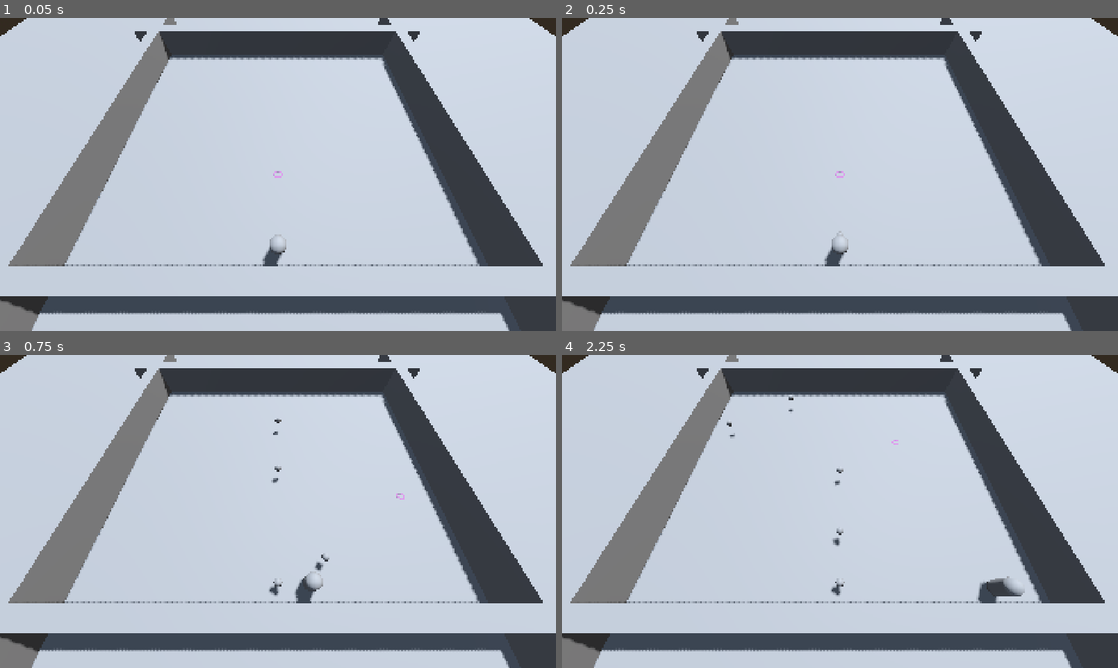
Above: before the commit, frames 1-4 (two rows, left to right).
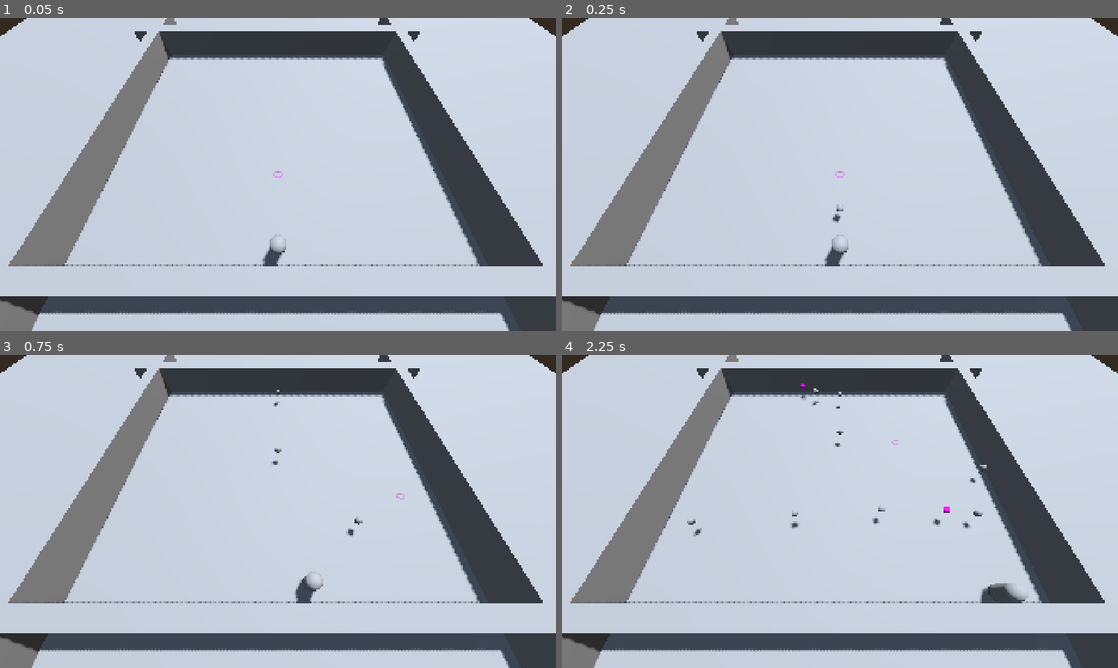
Above: after the commit, the same moments.

Repository: AndyDalaimo/godot_polymorphism_example
Game: Godot game, scene res://scenes/main.tscn
The game is run twice, just before and just after one commit, with the same random seed, the same clock (stepped at 60 frames per second) and the same inputs.
Inputs (mouse positions are in pixels of both pictures, inside the frame that each line leads up to):
- Up to frame 1 (0.05 s): no input
- Up to frame 2 (0.25 s): no input
- Up to frame 3 (0.75 s): tap Enter (ui_accept) at 0.5 s; move the mouse to (400, 495) at 0.52 s; hold D (Right) from 0.53 s (still down); hold Space (Shoot) from 0.53 s (still down); click (400, 495) at 0.67 s
- Up to frame 4 (2.25 s): tap Enter (ui_accept) at 0.77, 1.52 s; move the mouse to (728, 527) at 1.27 s; release D (Right) at 1.28 s; release Space (Shoot) at 1.28 s; hold S (Down) 1.28-2.03 s; tap Mouse wheel down (CameraZoomDown) at 1.35 s; tap Space (Shoot) at 1.55 s; move the mouse to (895, 442) at 2.02 s; hold D (Right) from 2.03 s (still down); hold Mouse wheel up (CameraZoomUp) from 2.03 s (still down)

Frame 1 is identical in both runs. In frame 2, less than 0.1% of the frame differs, in the area x 48-51%, y 59-70%; in frame 3, 0.3%; in frame 4, 0.9%, in the area x 22-84%, y 9-80%.

Commit message:
Ball and Reticle changes
Things done:
Reticle is capped to Player's Z position on the map
Child classes of Ball are made for Special types and have a secondary action

Things to do:
Create enemy class
Create Ball collision to damage enemies
- child Ball classes could have secondary actions on damage

Diff:
--- a/polymorphism-example/scenes/main.tscn
+++ b/polymorphism-example/scenes/main.tscn
@@ -2,7 +2,8 @@
 
 [ext_resource type="PackedScene" uid="uid://c320r5qr1vffh" path="res://scenes/player/player.tscn" id="1_o5qli"]
 [ext_resource type="Script" uid="uid://dsbajg1xxa38p" path="res://scenes/player/camera_controller.gd" id="1_sugp2"]
-[ext_resource type="PackedScene" uid="uid://dpcvulalpx3fb" path="res://scenes/world_items/ball.tscn" id="2_0wfyh"]
+[ext_resource type="PackedScene" uid="uid://dpcvulalpx3fb" path="res://scenes/world_items/Balls/ball.tscn" id="2_0wfyh"]
+[ext_resource type="PackedScene" uid="uid://btb8jslpn81or" path="res://scenes/world_items/Balls/SpecialBalls/SpecialBall.tscn" id="4_jyhfs"]
 
 [sub_resource type="ProceduralSkyMaterial" id="ProceduralSkyMaterial_sgp6g"]
 
@@ -61,8 +62,8 @@
 
 [node name="Player" parent="." unique_id=1671653665 node_paths=PackedStringArray("balls", "camera", "reticle") instance=ExtResource("1_o5qli")]
 transform = Transform3D(1, 0, 0, 0, 1, 0, 0, 0, 1, 0, 1.1323128, 0)
-balls = [NodePath("../Ball"), NodePath("../Ball2"), NodePath("../Ball3"), NodePath("../Ball4"), NodePath("../Ball5")]
-impulse_strength = 30.0
+balls = [NodePath("../Ball"), NodePath("../Ball2"), NodePath("../Ball3"), NodePath("../Ball4"), NodePath("../SpecialBall"), NodePath("../Ball5"), NodePath("../Ball6"), NodePath("../Ball7"), NodePath("../Ball8"), NodePath("../SpecialBall2")]
+impulse_strength = 65.0
 autoshoot = true
 camera = NodePath("../Camera3D")
 reticle = NodePath("../Reticle")
@@ -79,55 +80,62 @@
 [node name="Ball4" parent="." unique_id=1604018711 instance=ExtResource("2_0wfyh")]
 transform = Transform3D(1, 0, 0, 0, 1, 0, 0, 0, 1, 3.0914283, 0.6106844, -5.015105)
 
-[node name="Ball5" parent="." unique_id=1624212946 instance=ExtResource("2_0wfyh")]
-transform = Transform3D(1, 0, 0, 0, 1, 0, 0, 0, 1, 4.667312, 0.6106844, -5.015105)
+[node name="SpecialBall" parent="." unique_id=1924182761 instance=ExtResource("4_jyhfs")]
+transform = Transform3D(1, 0, 0, 0, 0.8031711, 0.59574836, 0, -0.59574836, 0.8031711, -2.9820685, 0.25, -4.2131824)
 
-[node name="MeshInstance3D" type="MeshInstance3D" parent="." unique_id=11236957]
+[node name="Ball5" parent="." unique_id=1554451462 instance=ExtResource("2_0wfyh")]
+transform = Transform3D(1, 0, 0, 0, 1, 0, 0, 0, 1, -1.1427083, 0.6106844, -5.015105)
+
+[node name="Ball6" parent="." unique_id=116461628 instance=ExtResource("2_0wfyh")]
+transform = Transform3D(1, 0, 0, 0, 1, 0, 0, 0, 1, 0.28664076, 0.6106844, -5.015105)
+
+[node name="Ball7" parent="." unique_id=135614504 instance=ExtResource("2_0wfyh")]
+transform = Transform3D(1, 0, 0, 0, 1, 0, 0, 0, 1, 1.6473097, 0.6106844, -5.015105)
+
+[node name="Ball8" parent="." unique_id=461675338 instance=ExtResource("2_0wfyh")]
+transform = Transform3D(1, 0, 0, 0, 1, 0, 0, 0, 1, 3.0914283, 0.6106844, -5.015105)
+
+[node name="SpecialBall2" parent="." unique_id=970682213 instance=ExtResource("4_jyhfs")]
+transform = Transform3D(1, 0, 0, 0, 0.8031711, 0.59574836, 0, -0.59574836, 0.8031711, -2.9820685, 0.25, -4.2131824)
+
+[node name="LevelBounds_0" type="MeshInstance3D" parent="." unique_id=11236957]
 transform = Transform3D(31.836, 0, 0, 0, 2.875, 0, 0, 0, 1.205, -0.09799576, 1.0298386, 1.6695988)
 mesh = SubResource("BoxMesh_sugp2")
 
-[node name="StaticBody3D" type="StaticBody3D" parent="MeshInstance3D" unique_id=727575136]
-transform = Transform3D(31.836, 0, 0, 0, 2.875, 0, 0, 0, 1.205, 0, 0, 0)
+[node name="StaticBody3D" type="StaticBody3D" parent="LevelBounds_0" unique_id=727575136]
 physics_material_override = SubResource("PhysicsMaterial_sugp2")
 
-[node name="CollisionShape3D" type="CollisionShape3D" parent="MeshInstance3D/StaticBody3D" unique_id=1932073322]
-transform = Transform3D(31.836, 0, 0, 0, 2.875, 0, 0, 0, 1.205, 0, 0, 0)
+[node name="CollisionShape3D" type="CollisionShape3D" parent="LevelBounds_0/StaticBody3D" unique_id=1932073322]
 shape = SubResource("ConvexPolygonShape3D_jyhfs")
 
-[node name="MeshInstance3D3" type="MeshInstance3D" parent="." unique_id=1297092483]
+[node name="LevelBounds_1" type="MeshInstance3D" parent="." unique_id=1297092483]
 transform = Transform3D(-1.3915958e-06, 0, 1.205, 0, 2.875, 0, -31.836, 0, -5.2672224e-08, 13.581418, 1.0298386, -10.78527)
 mesh = SubResource("BoxMesh_sugp2")
 
-[node name="StaticBody3D" type="StaticBody3D" parent="MeshInstance3D3" unique_id=1919373189]
-transform = Transform3D(31.836, 0, 0, 0, 2.875, 0, 0, 0, 1.205, 0, 0, 0)
+[node name="StaticBody3D" type="StaticBody3D" parent="LevelBounds_1" unique_id=1919373189]
 physics_material_override = SubResource("PhysicsMaterial_sugp2")
 
-[node name="CollisionShape3D" type="CollisionShape3D" parent="MeshInstance3D3/StaticBody3D" unique_id=1627587363]
-transform = Transform3D(31.836, 0, 0, 0, 2.875, 0, 0, 0, 1.205, 0, 0, 0)
+[node name="CollisionShape3D" type="CollisionShape3D" parent="LevelBounds_1/StaticBody3D" unique_id=1627587363]
 shape = SubResource("ConvexPolygonShape3D_jyhfs")
 
-[node name="MeshInstance3D4" type="MeshInstance3D" parent="." unique_id=1961974245]
+[node name="LevelBounds_2" type="MeshInstance3D" parent="." unique_id=1961974245]
 transform = Transform3D(-1.3915958e-06, 0, 1.205, 0, 2.875, 0, -31.836, 0, -5.2672224e-08, -13.778632, 1.0298386, -10.78527)
 mesh = SubResource("BoxMesh_sugp2")
 
-[node name="StaticBody3D" type="StaticBody3D" parent="MeshInstance3D4" unique_id=1933140887]
-transform = Transform3D(31.836, 0, 0, 0, 2.875, 0, 0, 0, 1.205, 0, 0, 0)
+[node name="StaticBody3D" type="StaticBody3D" parent="LevelBounds_2" unique_id=1933140887]
 physics_material_override = SubResource("PhysicsMaterial_sugp2")
 
-[node name="CollisionShape3D" type="CollisionShape3D" parent="MeshInstance3D4/StaticBody3D" unique_id=299371337]
-transform = Transform3D(31.836, 0, 0, 0, 2.875, 0, 0, 0, 1.205, 0, 0, 0)
+[node name="CollisionShape3D" type="CollisionShape3D" parent="LevelBounds_2/StaticBody3D" unique_id=299371337]
 shape = SubResource("ConvexPolygonShape3D_jyhfs")
 
-[node name="MeshInstance3D2" type="MeshInstance3D" parent="." unique_id=1512009516]
+[node name="LevelBounds_3" type="MeshInstance3D" parent="." unique_id=1512009516]
 transform = Transform3D(31.836, 0, 0, 0, 2.875, 0, 0, 0, 1.205, -0.09799576, 1.0298386, -22.472353)
 mesh = SubResource("BoxMesh_sugp2")
 
-[node name="StaticBody3D" type="StaticBody3D" parent="MeshInstance3D2" unique_id=1213651895]
-transform = Transform3D(31.836, 0, 0, 0, 2.875, 0, 0, 0, 1.205, 0, 0, 0)
+[node name="StaticBody3D" type="StaticBody3D" parent="LevelBounds_3" unique_id=1213651895]
 physics_material_override = SubResource("PhysicsMaterial_sugp2")
 
-[node name="CollisionShape3D" type="CollisionShape3D" parent="MeshInstance3D2/StaticBody3D" unique_id=345909088]
-transform = Transform3D(31.836, 0, 0, 0, 2.875, 0, 0, 0, 1.205, 0, 0, 0)
+[node name="CollisionShape3D" type="CollisionShape3D" parent="LevelBounds_3/StaticBody3D" unique_id=345909088]
 shape = SubResource("ConvexPolygonShape3D_jyhfs")
 
 [node name="Reticle" type="MeshInstance3D" parent="." unique_id=785764348]
--- a/polymorphism-example/scenes/player/player.tscn
+++ b/polymorphism-example/scenes/player/player.tscn
@@ -4,15 +4,25 @@
 
 [sub_resource type="CapsuleShape3D" id="CapsuleShape3D_rm7t1"]
 
+[sub_resource type="CapsuleShape3D" id="CapsuleShape3D_8afob"]
+
 [sub_resource type="CapsuleMesh" id="CapsuleMesh_rm7t1"]
 
-[node name="Player" type="CharacterBody3D" unique_id=1671653665]
+[node name="Player" type="CharacterBody3D" unique_id=1671653665 node_paths=PackedStringArray("ball_spawn_loc")]
 collision_layer = 8
 script = ExtResource("1_3vyb7")
 SPEED = 10.0
+ball_spawn_loc = NodePath("BallSpawnLoc")
 
 [node name="CollisionShape3D" type="CollisionShape3D" parent="." unique_id=509481984]
 shape = SubResource("CapsuleShape3D_rm7t1")
+
+[node name="PlayerCollision" type="Area3D" parent="." unique_id=155067365]
+collision_layer = 8
+collision_mask = 4
+
+[node name="PlayerCollisionShape" type="CollisionShape3D" parent="PlayerCollision" unique_id=837360994]
+shape = SubResource("CapsuleShape3D_8afob")
 
 [node name="PlayerBody" type="MeshInstance3D" parent="." unique_id=1912460480]
 mesh = SubResource("CapsuleMesh_rm7t1")
@@ -22,4 +32,9 @@
 wait_time = 0.2
 one_shot = true
 
+[node name="BallSpawnLoc" type="Node3D" parent="." unique_id=1345232023]
+unique_name_in_owner = true
+transform = Transform3D(1, 0, 0, 0, 1, 0, 0, 0, 1, 0, 0, -1.171544)
+
+[connection signal="body_entered" from="PlayerCollision" to="." method="_on_player_collision_body_entered"]
 [connection signal="timeout" from="HeldShotTimer" to="." method="_on_held_shot_timer_timeout"]
--- /dev/null
+++ b/polymorphism-example/scenes/world_items/Balls/SpecialBalls/SpecialBall.tscn
@@ -0,0 +1,27 @@
+[gd_scene format=3 uid="uid://btb8jslpn81or"]
+
+[ext_resource type="Script" uid="uid://caahngwfgal7e" path="res://src/special_ball.gd" id="1_b32a3"]
+
+[sub_resource type="SphereShape3D" id="SphereShape3D_b32a3"]
+radius = 0.25
+
+[sub_resource type="SphereMesh" id="SphereMesh_wwo7f"]
+radius = 0.25
+height = 0.5
+
+[sub_resource type="StandardMaterial3D" id="StandardMaterial3D_b32a3"]
+albedo_color = Color(1, 0, 1, 1)
+
+[node name="SpecialBall" type="RigidBody3D" unique_id=1924182761]
+collision_layer = 4
+axis_lock_linear_y = true
+gravity_scale = 0.0
+script = ExtResource("1_b32a3")
+metadata/_custom_type_script = "uid://dlegkiqahfmxc"
+
+[node name="CollisionShape3D" type="CollisionShape3D" parent="." unique_id=1468798773]
+shape = SubResource("SphereShape3D_b32a3")
+
+[node name="MeshInstance3D" type="MeshInstance3D" parent="." unique_id=2097312218]
+mesh = SubResource("SphereMesh_wwo7f")
+surface_material_override/0 = SubResource("StandardMaterial3D_b32a3")
--- a/polymorphism-example/scenes/world_items/ball.tscn
+++ b/polymorphism-example/scenes/world_items/Balls/ball.tscn
@@ -11,9 +11,10 @@
 
 [node name="Ball" type="RigidBody3D" unique_id=833958440]
 collision_layer = 4
+collision_mask = 9
 axis_lock_linear_y = true
 gravity_scale = 0.0
-script = ExtResource("1_5qv4c")
+script = ExtResource("1_oe72a")
 
 [node name="CollisionShape3D" type="CollisionShape3D" parent="." unique_id=1007522138]
 shape = SubResource("SphereShape3D_rm7t1")
--- a/polymorphism-example/src/ball.gd
+++ b/polymorphism-example/src/ball.gd
@@ -24,12 +24,18 @@
 	pass
 
 ## Base SHOOT function that will be inherited by child classes
+## Child instances will handle logic for _secondary_shoot if implemented
 func _shoot(start_loc: Vector3, loc: Vector2, impulse_str: float) -> void:
 	visible = true
 	global_position = start_loc
 	var imp_direction = global_position.direction_to(Vector3(loc.x, 0.0, loc.y))
 	var impulse = imp_direction * impulse_str
 	apply_central_impulse(impulse)
+	_secondary_shoot()
+
+## Secondary action that child classes will override for Special secondary actions
+func _secondary_shoot() -> void:
+	pass
 
 func _reset(loc: Vector3) -> void:
 	visible = false
--- a/polymorphism-example/src/player.gd
+++ b/polymorphism-example/src/player.gd
@@ -20,7 +20,7 @@
 var can_player_shoot: bool = false
 
 @onready var held_shot_timer: Timer = %HeldShotTimer
-
+@export var ball_spawn_loc: Node3D
 
 func _ready() -> void:
 	init_ball_setup()
@@ -60,7 +60,11 @@
 	query.collide_with_areas = true
 	var result = get_world_3d().direct_space_state.intersect_ray(query)
 	if result:
-		reticle.position = result["position"]
+		## Reticle will be capped at Player's vertical position on the map
+		if result["position"].z < ball_spawn_loc.global_position.z:
+			reticle.position = result["position"]
+		else:
+			reticle.position = Vector3(result["position"].x, reticle.position.y, ball_spawn_loc.global_position.z)
 
 	# Handle jump.
 	if Input.is_action_just_pressed("ui_accept") and is_on_floor():
@@ -83,25 +87,33 @@
 	var i = 0
 	for b in balls:
 		b.inventory_index = i
-		b.reset_ball.connect(reset_ball)
-		b._reset(self.global_position) ## Set Balls to Player position
+		b.reset_ball.connect(_reset_ball)
+		#b._reset(self.global_position) ## Set Balls to Player position
+		b._reset(ball_spawn_loc.global_position) ## Set Balls to Player position
 		i += 1
 	can_player_shoot = true
 
-
 func shoot_ball() -> void:
-	for b:Ball in balls:
+	for b in balls:
 		if b.get_can_shoot():
 			print("Curr Ball: ", b.inventory_index)
-			b._shoot(self.position, Vector2(reticle.position.x, reticle.position.z), impulse_strength)
+			#b._shoot(self.position, Vector2(reticle.position.x, reticle.position.z), impulse_strength)
+			b._shoot(ball_spawn_loc.global_position, Vector2(reticle.position.x, reticle.position.z), impulse_strength)
 			b.set_can_shoot(false)
 			break
 
-func reset_ball(index: int) -> void:
-	balls[index]._reset(self.global_position)
+func _reset_ball(index: int) -> void:
+	#balls[index]._reset(self.global_position)
+	balls[index]._reset(ball_spawn_loc.global_position)
 	balls[index].set_can_shoot(true)
 	current_ball_index = index
 
-
 func _on_held_shot_timer_timeout() -> void:
 	can_player_shoot = true
+
+func _on_player_collision_body_entered(body: Node3D) -> void:
+	if body is Ball:
+		var b:Ball = body
+		b.reset_ball.emit(b.inventory_index)
+		print(body.name, ": has entered")
+	pass # Replace with function body.
--- /dev/null
+++ b/polymorphism-example/src/special_ball.gd
@@ -0,0 +1,15 @@
+class_name SpecialBall
+extends Ball
+
+
+# Called when the node enters the scene tree for the first time.
+func _ready() -> void:
+	pass # Replace with function body.
+
+
+# Called every frame. 'delta' is the elapsed time since the previous frame.
+#func _process(delta: float) -> void:
+	#pass
+
+func _secondary_shoot() -> void:
+	print("THIS IS THE SECONDARY SHOOT FROM A SPECIALBALL")
Not shown: 1 places in polymorphism-example/scenes/world_items/Balls/ball.tscn that only renumber resources
Not shown, added: polymorphism-example/src/special_ball.gd.uid
